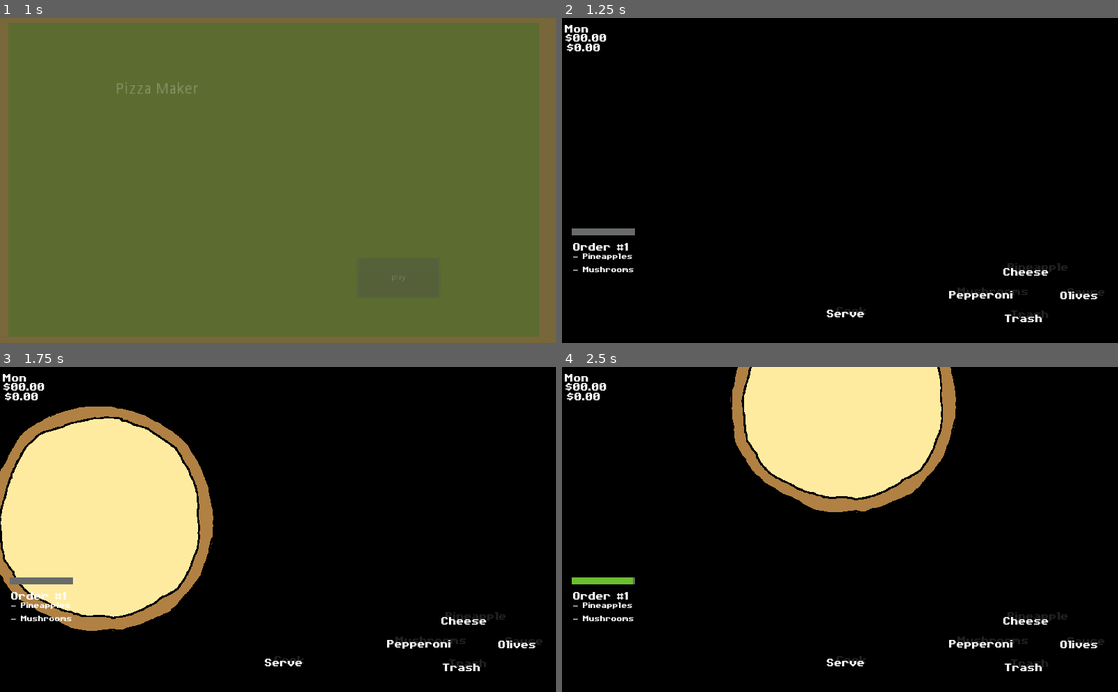
Above: before the commit, frames 1-4 (two rows, left to right).
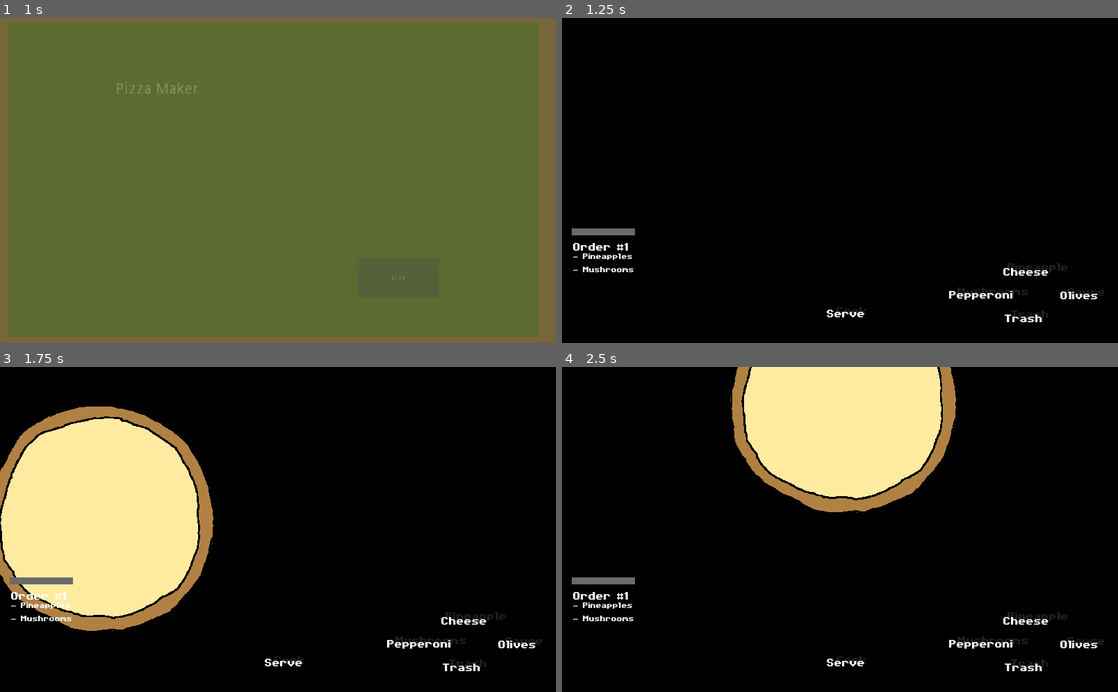
Above: after the commit, the same moments.

Repository: Boyquotes/pizza-maker
Game: Godot game, scene res://game/scene/main_menu.tscn
Same seed, same stepped clock (60 frames per second), same inputs: the game is played once before the commit and once after it.
Inputs:
- Up to frame 1 (1 s): click "play" at 0.5 s
- Up to frame 2 (1.25 s): no input
- Up to frame 3 (1.75 s): tap Enter (ui_accept) at 1.25 s; hold Right (right_topping) from 1.28 s (still down); hold Enter (ui_accept) from 1.28 s (still down)
- Up to frame 4 (2.5 s): release Right (right_topping) at 2.03 s; release Enter (ui_accept) at 2.03 s; hold Down (down_topping) from 2.03 s (still down); tap Enter (ui_accept) at 2.1, 2.27 s

Frame 1 is identical in both runs. In frame 2, 0.3% of the frame differs, in the area x 0-8%, y 2-11%; in frame 3, 0.3%; in frame 4, 0.5%, in the area x 0-13%, y 2-67%.

Commit message:
Code clean up

Diff:
--- a/game/game.gd
+++ b/game/game.gd
@@ -77,22 +77,20 @@
 				self.pizza.cook()
 			else:
 				# TODO: Prevent spamming of pressing sapce
+				self.trm_order_time.stop()
 				self.animation_player.play("slide_pizza_out")
 				# start timer to get new order and send in blank pizza
 
 		if event.is_action_pressed("up_topping"):
-
 			if self.is_shift_held:
 				self.pizza.add_topping(Global.toppings.alt_up)
 			else:
 				self.pizza.add_topping(Global.toppings.up)
+
 		elif event.is_action_pressed("down_topping"):
 			# Trash pizza
 			print("trash the pizza")
-#			if self.is_shift_held:
-#				self.pizza.add_topping(Global.toppings.alt_down)
-#			else:
-#				self.pizza.add_topping(Global.toppings.down)
+
 		elif event.is_action_pressed("left_topping"):
 
 			if self.is_shift_held:
@@ -127,7 +125,7 @@
 func _trash_pizza() -> void:
 	# explode pizza with animation
 	pass
-	# Send in new pizza
+	# Send in a new pizza
 
 func _get_new_pizza_code(order_items: int) -> Array:
 	randomize()
@@ -160,9 +158,11 @@
 		print("Wrong Order")
 	self.hud.update_cash_labels(self.daily_income)
 
+
 func _get_new_pizza() -> void:
 	self.pizza.reset()
 	self.trm_next_order.start(self.break_time)
+
 
 func _on_animation_done(anim_name: String):
 	match anim_name:
--- a/game/hud/HUD.tscn
+++ b/game/hud/HUD.tscn
@@ -25,6 +25,7 @@
 nine_patch_stretch = true
 
 [node name="LblDay" type="Label" parent="."]
+visible = false
 margin_left = 5.0
 margin_top = 4.0
 margin_right = 45.0
@@ -32,6 +33,7 @@
 text = "Mon"
 
 [node name="LblCash" type="Label" parent="."]
+visible = false
 margin_left = 7.0
 margin_top = 21.0
 margin_right = 51.0
@@ -39,6 +41,7 @@
 text = "$00.00"
 
 [node name="LblDailyCash" type="Label" parent="."]
+visible = false
 margin_left = 9.0
 margin_top = 38.0
 margin_right = 49.0
